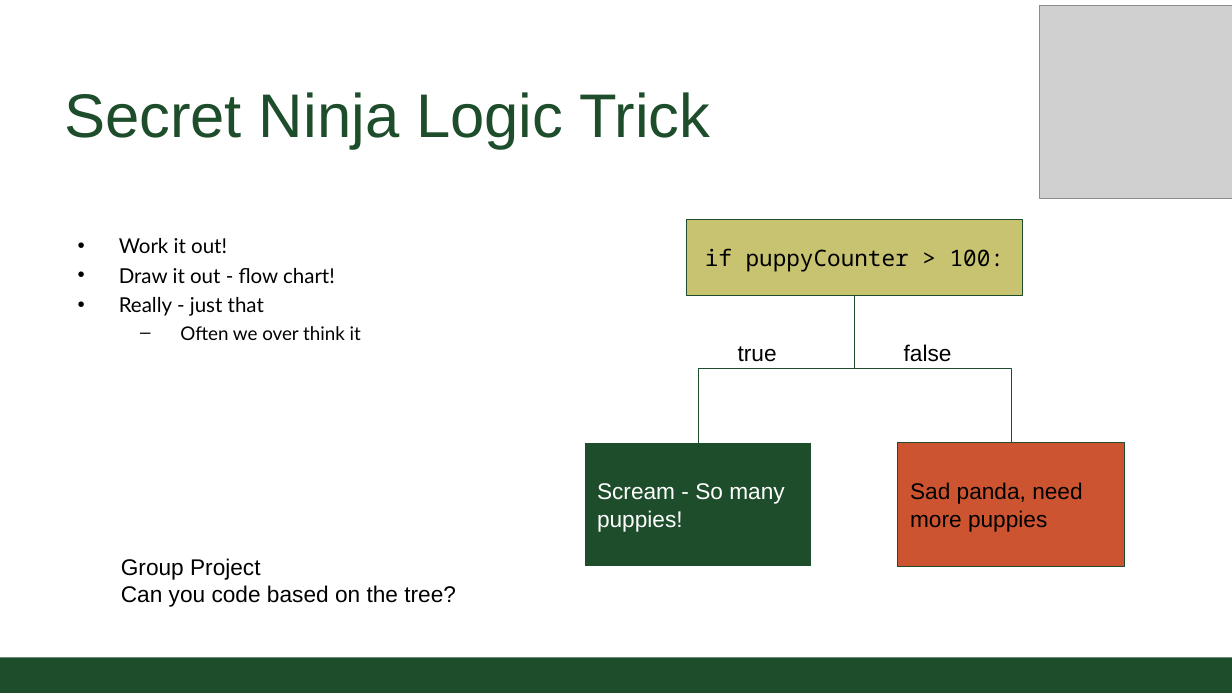
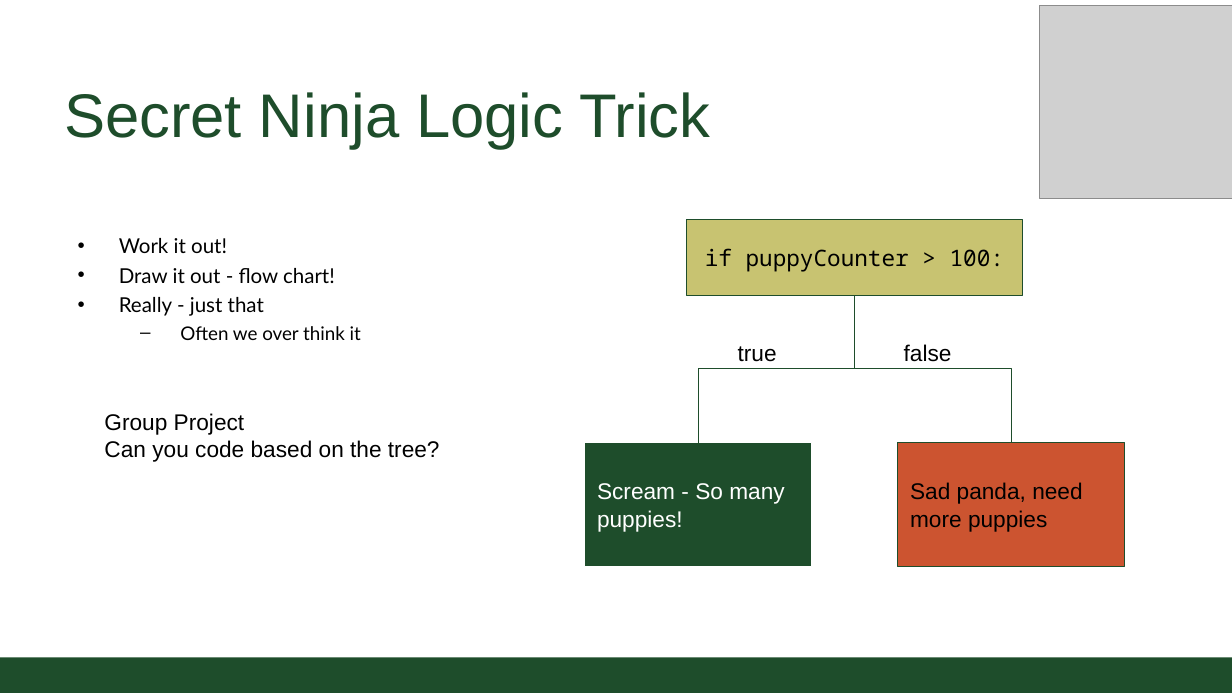
Before and after one commit to CSU-CS150B/handouts, a slide deck: slide 15 of Slides/On-Campus/03_02_Logic-Conditionals.pptx (slide 14 before the commit). Drawn at 1232x693 pixels with LibreOffice and Linux fonts; fonts in the diff are those of the drawing; grey boxes stand for pictures; background and template pictures are left out. Boxes give left, top, right and bottom in pixels: in the first picture for what was removed or moved away, otherwise in the second. Text is boxed around its words. In the diff, an @@ line names an element or a change of style, - is before the commit and + after.

Commit message:
updated for lecture

```diff
--- a/Slides/On-Campus/03_02_Logic-Conditionals.pptx
+++ b/Slides/On-Campus/03_02_Logic-Conditionals.pptx
@@ text "Group Project": place and size @@
-text "Group Project" at (121,558,456,607)
+text "Group Project" at (104,413,440,462)
```
Also in this commit, not shown: 1 other slide changed, 2 slides added, 2 other files.
